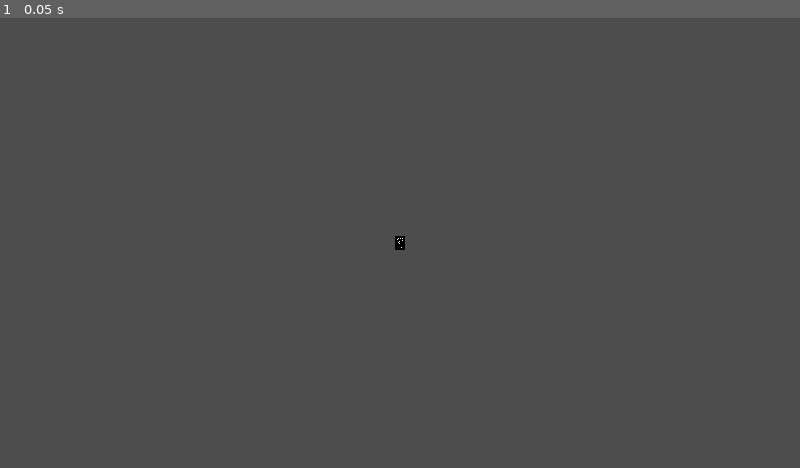
Above: before the commit, frame 1.
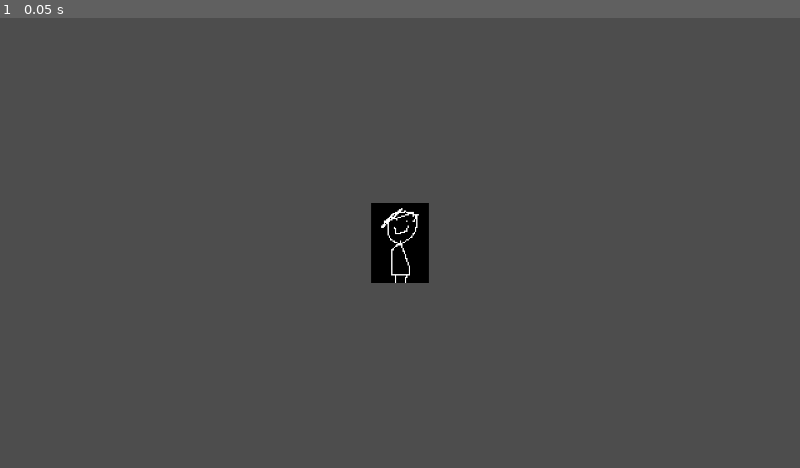
Above: after the commit, the same moment.

Repository: Kamedeco/HAVEN_JAW
Game: Godot game, scene res://scenes/world.tscn
Same seed, same stepped clock (60 frames per second), same inputs: the game is played once before the commit and once after it.
Inputs:
- Up to frame 1 (0.05 s): no input

The runs differ from the first frame. In frame 1, 1.3% of the frame differs, in the area x 46-54%, y 41-59%.

Commit message:
a

Diff:
--- a/project.godot
+++ b/project.godot
@@ -17,8 +17,8 @@
 
 [display]
 
-window/size/viewport_width=1920
-window/size/viewport_height=1080
+window/size/viewport_width=1280
+window/size/viewport_height=720
 window/stretch/mode="canvas_items"
 window/stretch/scale_mode="integer"
 
--- a/scenes/player.tscn
+++ b/scenes/player.tscn
@@ -8,4 +8,4 @@
 texture = ExtResource("1_4flbx")
 
 [node name="Camera2D" type="Camera2D" parent="." unique_id=1748049311]
-zoom = Vector2(0.5, 0.5)
+zoom = Vector2(2, 2)
